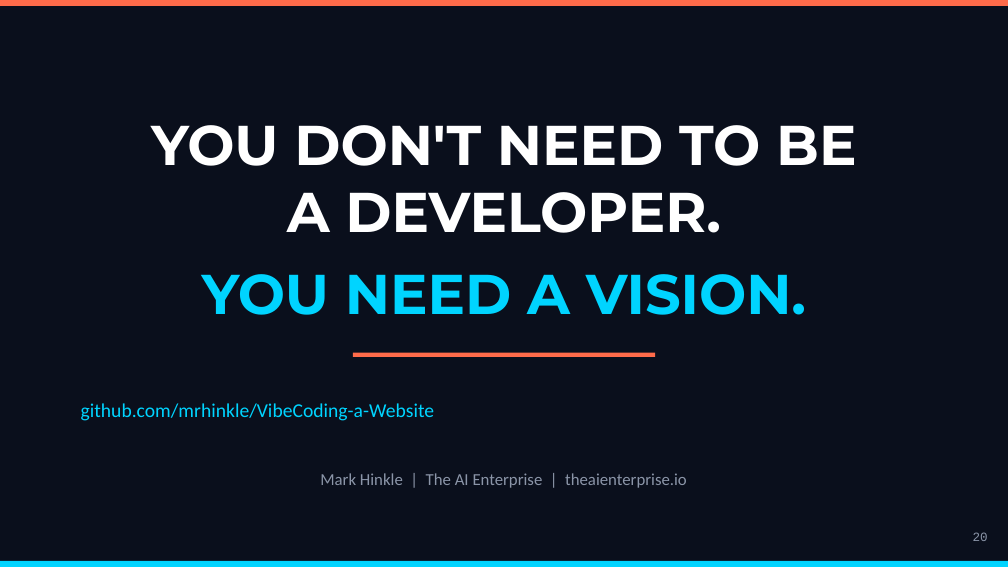
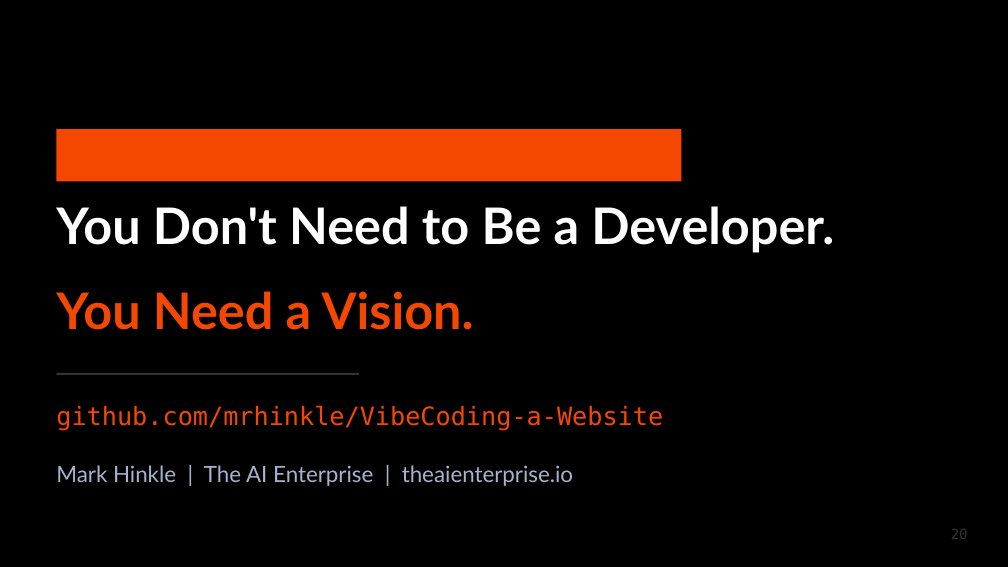
Before and after one commit to mrhinkle/VibeCoding-a-Website, a slide deck: slide 20 of course/VibeCoding-a-Website.pptx. Drawn at 1008x567 pixels with LibreOffice and Linux fonts; fonts in the diff are those of the drawing. Boxes give left, top, right and bottom in pixels: in the first picture for what was removed or moved away, otherwise in the second. Text is boxed around its words. In the diff, an @@ line names an element or a change of style, - is before the commit and + after.

```diff
--- a/course/VibeCoding-a-Website.pptx
+++ b/course/VibeCoding-a-Website.pptx
@@ background #0A0F1C to #000000 @@
@@ rectangle: place and size @@
-rectangle at (0,0,1008,6)
+rectangle at (56,129,681,181)
@@ rectangle at (56,129,681,181): fill #FF6B4A to #F44800 @@
@@ text at (56,206,834,253): text changed; size 40 to 36 pt; font Montserrat to Lato @@
-YOU DON'T NEED TO BE
-A DEVELOPER.
+You Don't Need to Be a Developer.
@@ text at (56,291,474,330): text changed; size 40 to 36 pt; font Montserrat to Lato; text colour #00D4FF to #F44800 @@
-YOU NEED A VISION.
+You Need a Vision.
@@ rectangle removed at (353,353,655,357) @@
@@ rectangle added at (56,373,359,375), fill #333333 @@
@@ text "github.com/mrhinkle/VibeCoding-a-Website": place and size @@
-text "github.com/mrhinkle/VibeCoding-a-Website" at (81,403,687,488)
+text "github.com/mrhinkle/VibeCoding-a-Website" at (56,405,663,486)
@@ text "github.com/mrhinkle/VibeCoding-a-Website" at (56,405,663,486): size 14 to 18 pt, font Calibri to DejaVu Sans Mono, text colour #00D4FF to #F44800 in "github.com/mrhinkle/VibeCoding-a-Website"; size 12 to 16 pt, font Calibri to Lato, text colour #8B95A8 to #A5B3CE in "Mark Hinkle | The AI Enterprise | ..."; alignment centre to left @@
@@ text "20": place and size @@
-text "20" at (973,532,988,541)
+text "20" at (951,529,968,539)
@@ text "20" at (951,529,968,539): size 9 to 10 pt, font Courier New to DejaVu Sans Mono, text colour #8B95A8 to #333333 @@
@@ rectangle removed at (0,561,1008,567) @@
```
Also in this commit, not shown: 19 other slides changed.
